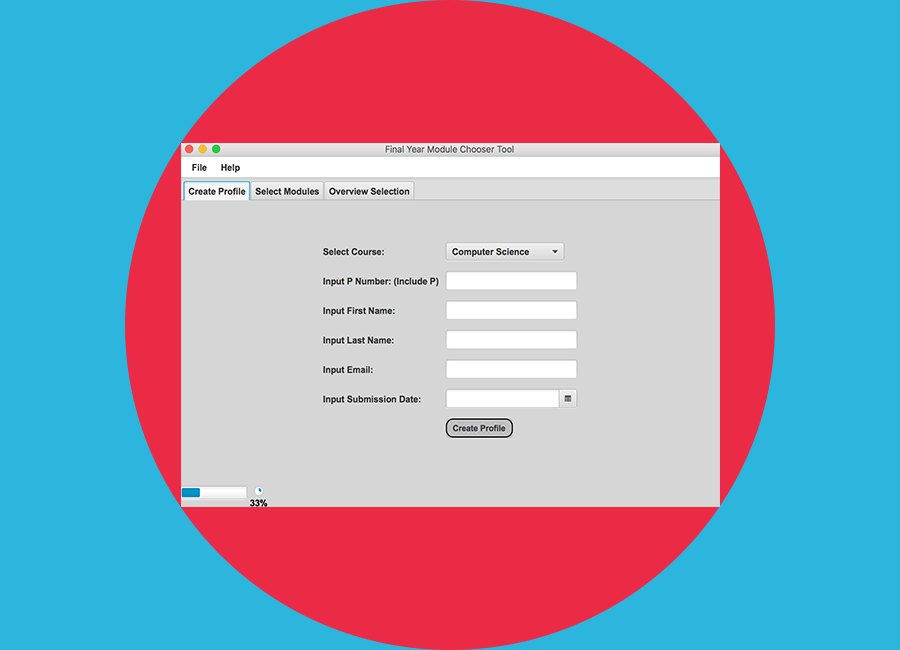
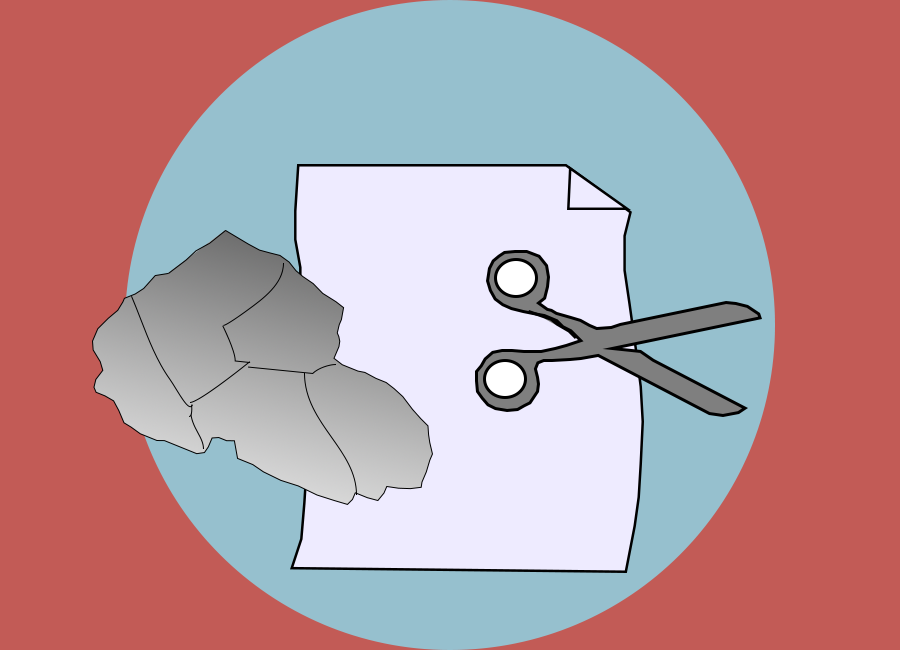
Before/after of a 900 × 650 layered artwork. What changed in the layer stack:
removed layer "Screen Shot 2017-08-12 at 17.38.19" over [181, 143, 720, 507]
added layer "Shape 2" above "Shape 9" over [170, 230, 225, 272]
added layer "Shape 9" above "Shape 8" over [305, 373, 357, 495]
added layer "Shape 8" above "Shape 7" over [132, 297, 193, 417]
added layer "Shape 7" above "Shape 5" over [248, 364, 336, 373]
added layer "Shape 5" above "Shape 6" over [190, 263, 284, 403]
added layer "Shape 6" above "Shape 1" over [191, 409, 204, 449]
added layer "Shape 1" above "Ellipse 3" over [92, 230, 433, 505]
added layer "Ellipse 3" above "Ellipse 2" over [483, 359, 527, 399]
added layer "Ellipse 2" above "Shape 13" over [494, 258, 538, 298]
added layer "Shape 13" above "Shape 12" over [529, 310, 577, 337]
added layer "Shape 12" above "Shape 11" over [475, 250, 762, 417]
added layer "Shape 4" above "Shape 3" over [567, 166, 631, 210]
added layer "Shape 3" above "Ellipse 1" over [290, 164, 644, 573]
painted on "Ellipse 1" over [125, 0, 775, 650]
painted on "Rectangle 1" over [0, 0, 900, 650]
